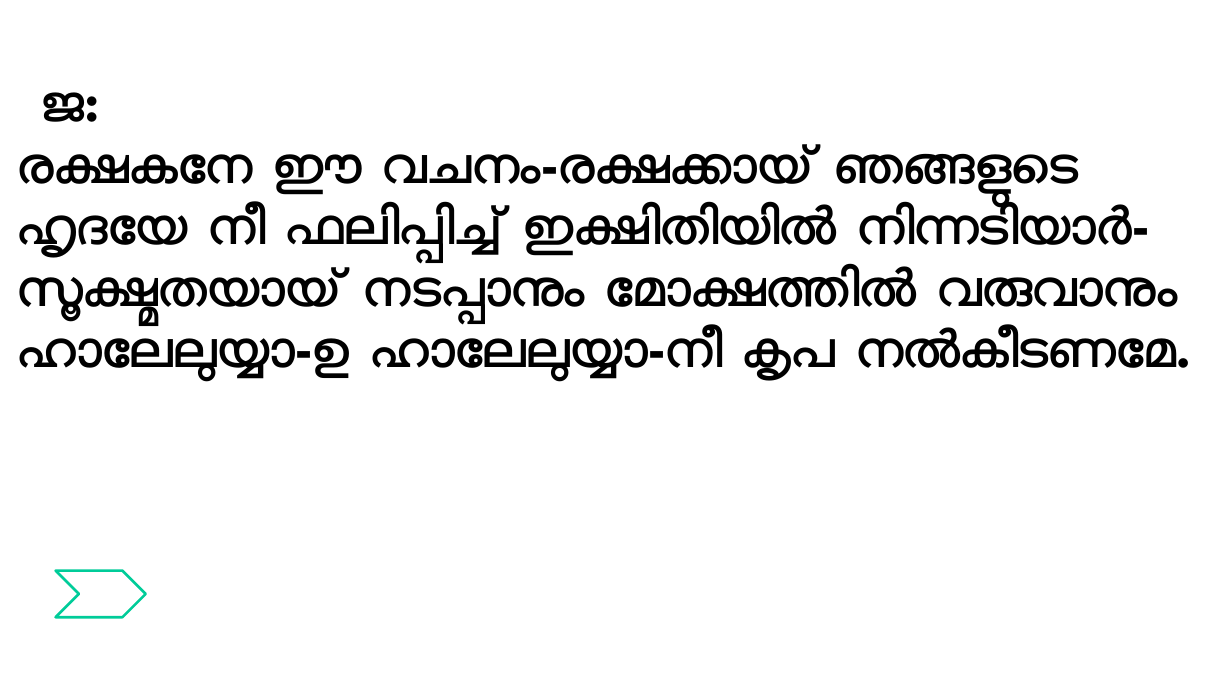
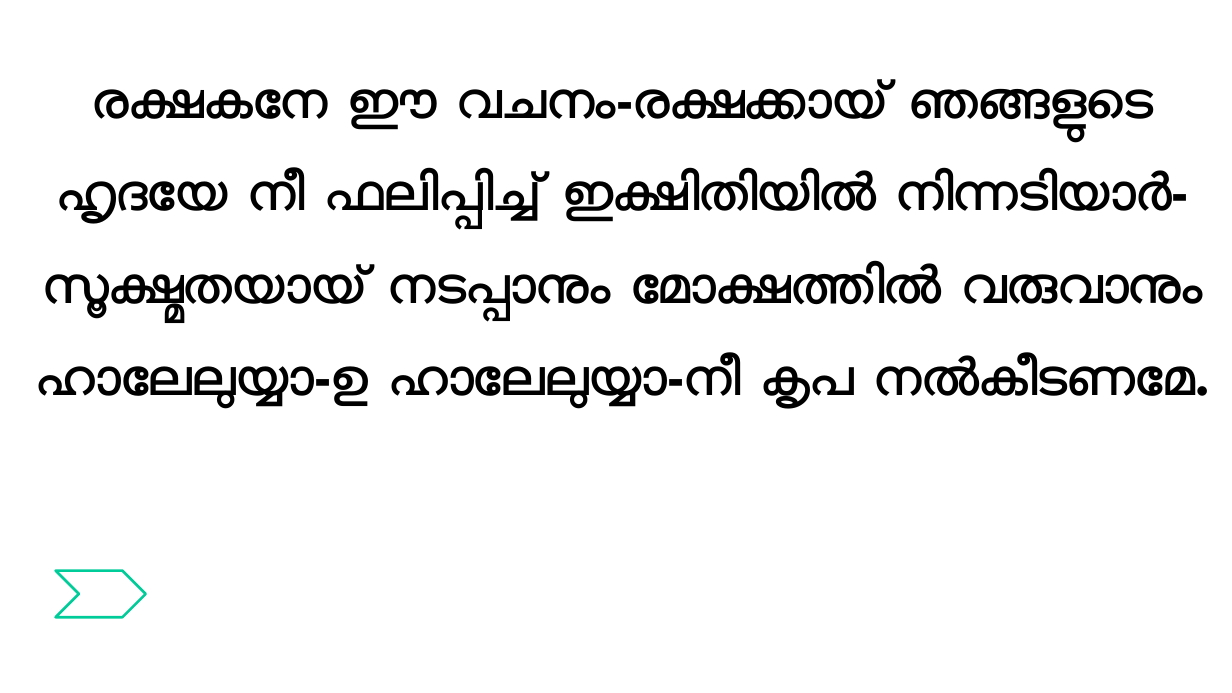
Before and after one commit to gijocode/Church_PPT_Utility, a slide deck: slide 37 of templates/malayalam_service_template.pptx. Drawn at 1232x693 pixels with LibreOffice and Linux fonts; fonts in the diff are those of the drawing. Boxes give left, top, right and bottom in pixels: in the first picture for what was removed or moved away, otherwise in the second. Text is boxed around its words. In the diff, an @@ line names an element or a change of style, - is before the commit and + after.

```diff
--- a/templates/malayalam_service_template.pptx
+++ b/templates/malayalam_service_template.pptx
@@ text "രക്ഷകനേ ഈ വചനം-രക്ഷക്കായ് ഞങ്ങളുടെ": place and size @@
-text "രക്ഷകനേ ഈ വചനം-രക്ഷക്കായ് ഞങ്ങളുടെ" at (18, 144, 1191, 382)
+text "രക്ഷകനേ ഈ വചനം-രക്ഷക്കായ് ഞങ്ങളുടെ" at (37, 79, 1210, 409)
@@ text "രക്ഷകനേ ഈ വചനം-രക്ഷക്കായ് ഞങ്ങളുടെ" at (37, 79, 1210, 409): alignment left to centre; line spacing 1 to 1.5 @@
@@ text removed at (41, 92, 98, 122) @@
-ജ:
```
Also in this commit, not shown: 17 other slides changed, 1 slide added, 1 slide removed, 1 other file.
